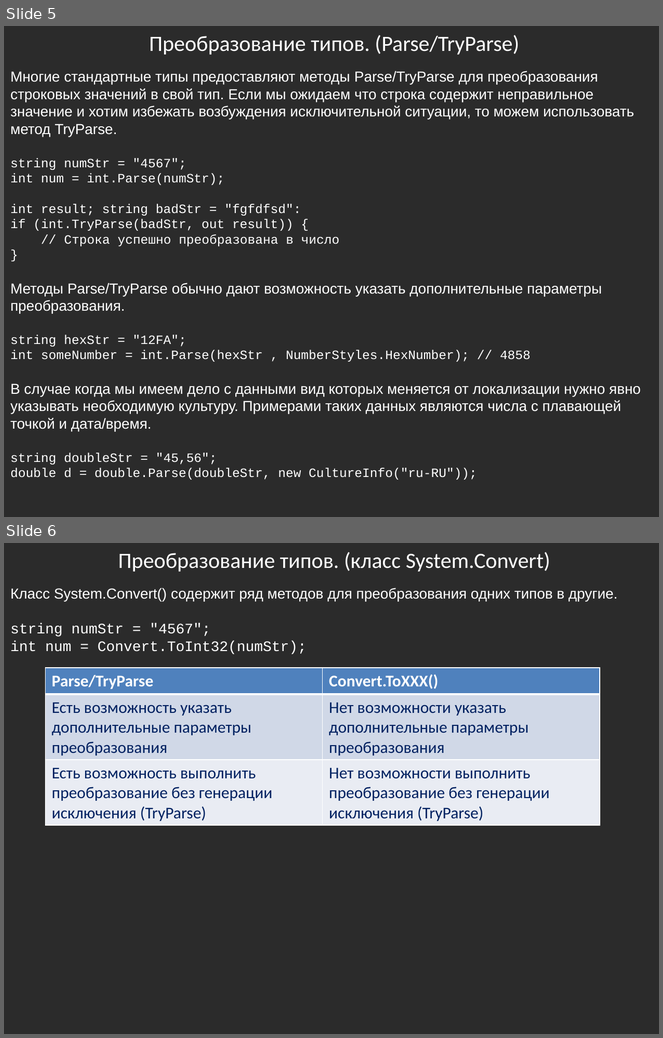
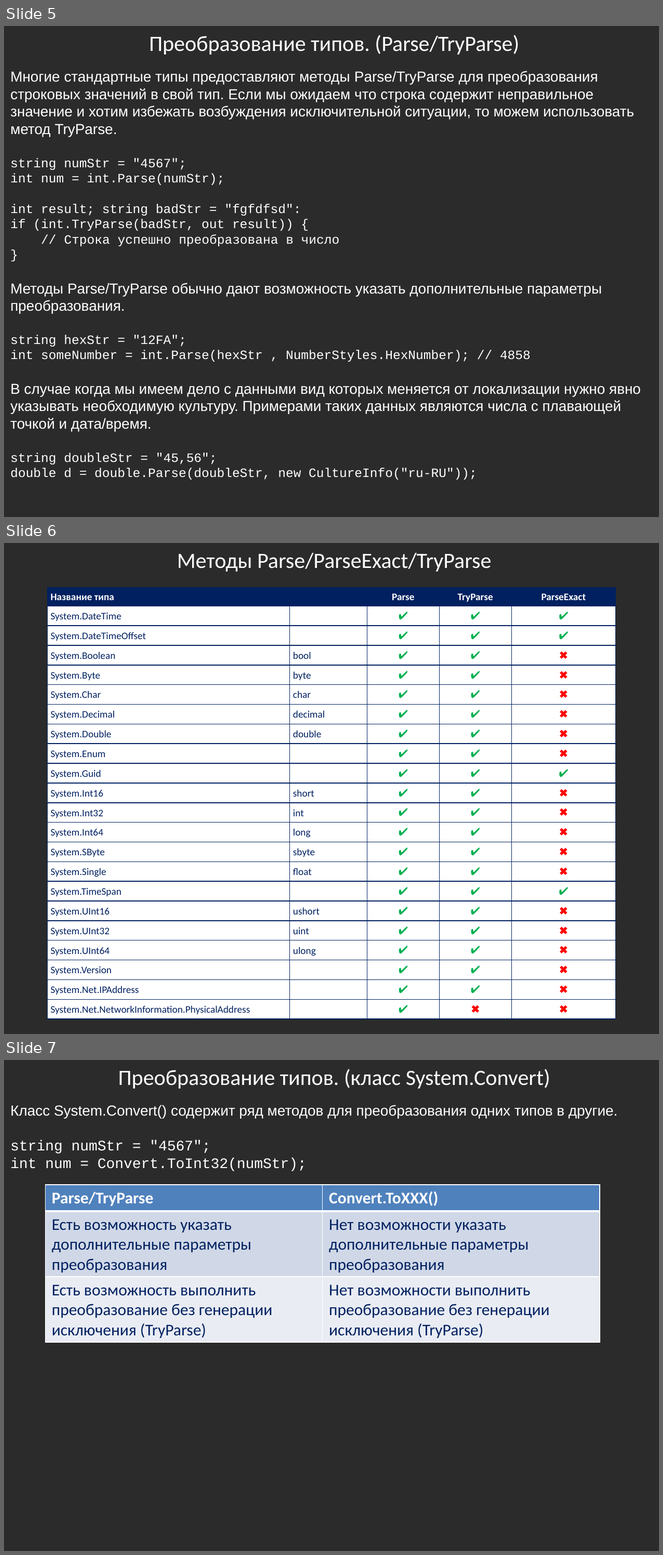
Before and after one commit to bazile/Training, a slide deck: Presentation/lesson-03.pptx. Shown one above the other, each under a label of ours: slides 5 and 6 before the commit, slides 5, 6 and 7 after it. The pictures are 663x1038 and 663x1555 pixels, drawn with LibreOffice and Linux fonts; fonts in the diff are those of the drawing; background and template pictures are left out; a plain dark background stands for a picture behind light text. Boxes give left, top, right and bottom in pixels: in the first picture for what was removed or moved away, otherwise in the second. Text is boxed around its words. In the diff, an @@ line names an element or a change of style, - is before the commit and + after.

```diff
--- a/Presentation/lesson-03.pptx
+++ b/Presentation/lesson-03.pptx
@@ slide 6 added at [4,543,659,1034], background picture (left out) @@
@@ text added at [177,553,491,572], 24 pt, text #FFFFFF @@
+Методы Parse/ParseExact/TryParse
@@ table added at [47,588,616,1019], 22 rows, 5 columns @@
+Название типа |  | Parse | TryParse | ParseExact
+System.DateTime |  | ✔ | ✔ | ✔
+System.DateTimeOffset |  | ✔ | ✔ | ✔
+System.Boolean | bool | ✔ | ✔ | ✖
+System.Byte | byte | ✔ | ✔ | ✖
+System.Char | char | ✔ | ✔ | ✖
+System.Decimal | decimal | ✔ | ✔ | ✖
+System.Double | double | ✔ | ✔ | ✖
+System.Enum |  | ✔ | ✔ | ✖
+System.Guid |  | ✔ | ✔ | ✔
+System.Int16 | short | ✔ | ✔ | ✖
+System.Int32 | int | ✔ | ✔ | ✖
+System.Int64 | long | ✔ | ✔ | ✖
+System.SByte | sbyte | ✔ | ✔ | ✖
+System.Single | float | ✔ | ✔ | ✖
+System.TimeSpan |  | ✔ | ✔ | ✔
+System.UInt16 | ushort | ✔ | ✔ | ✖
+System.UInt32 | uint | ✔ | ✔ | ✖
+System.UInt64 | ulong | ✔ | ✔ | ✖
+System.Version |  | ✔ | ✔ | ✖
+System.Net.IPAddress |  | ✔ | ✔ | ✖
+System.Net.NetworkInformation.PhysicalAddress |  | ✔ | ✖ | ✖
@@ what was slide 6 is now slide 7 @@
```
Also in this commit, not shown: 10 other files.
